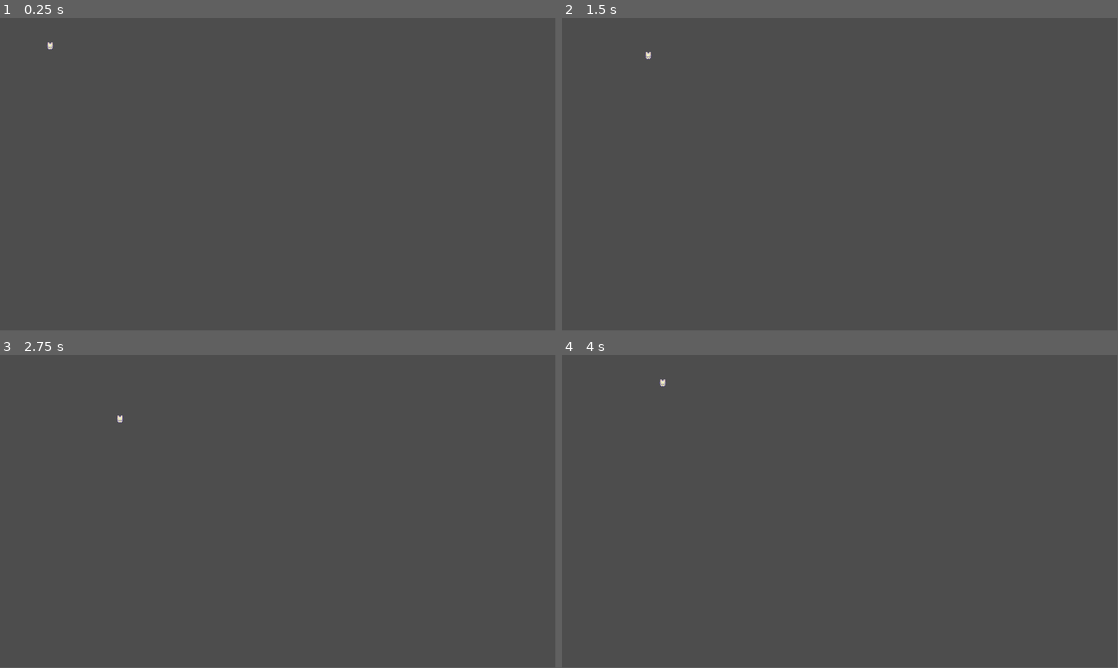
Above: before the commit, frames 1-4 (two rows, left to right).
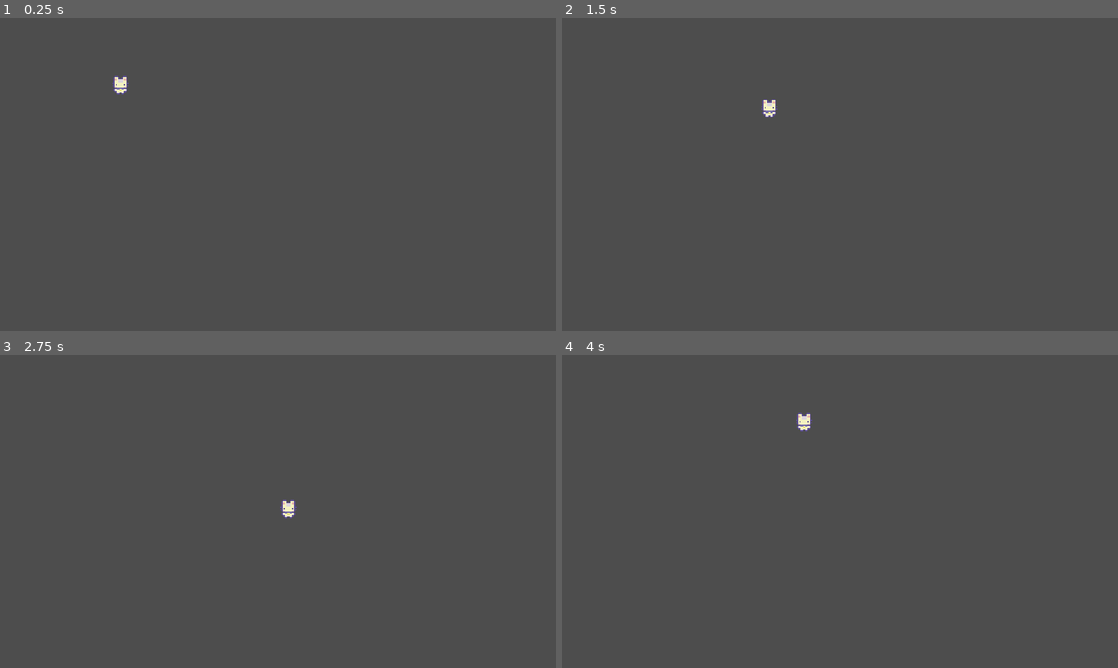
Above: after the commit, the same moments.

Repository: MajorZiploc/Godot4CrashCourse
Game: Godot game, scene res://Levels/game_level.tscn
The game is run twice, just before and just after one commit, with the same random seed, the same clock (stepped at 60 frames per second) and the same inputs.
Inputs (mouse positions are in pixels of both pictures, inside the frame that each line leads up to):
- Up to frame 1 (0.25 s): no input
- Up to frame 2 (1.5 s): tap Enter at 0.5, 0.6 s; move the mouse to (962, 158) at 0.52 s; hold D (right) 0.53-1.28 s; click (962, 158) at 0.67 s; move the mouse to (728, 190) at 1.27 s; hold S (down) from 1.28 s (still down); tap F at 1.35 s
- Up to frame 3 (2.75 s): move the mouse to (333, 442) at 2.02 s; release S (down) at 2.03 s; hold D (right) from 2.03 s (still down); tap Enter at 2.1 s
- Up to frame 4 (4 s): move the mouse to (812, 574) at 2.77 s; release D (right) at 2.78 s; hold W (up) 2.78-3.53 s; tap F at 2.85 s; click (812, 574) at 2.92 s; move the mouse to (1006, 558) at 3.52 s; hold A (left) from 3.53 s (still down); tap Enter at 3.6 s
In our replay, the window is 799x449 before the commit and 800x450 after it. These sizes can differ from the game's own. Grey fills any space a smaller window leaves; there, only what the larger window draws over its background counts as a difference.

The runs differ from the first frame. In frame 1, 0.2% of the frame differs, in the area x 8-24%, y 7-25%; in frame 2, 0.2%; in frame 3, 0.2%, in the area x 21-54%, y 19-53%; in frame 4, 0.2%.

Commit message:
^viewport configs to make game look bigger

Diff:
--- a/project.godot
+++ b/project.godot
@@ -14,6 +14,13 @@
 run/main_scene="res://Levels/game_level.tscn"
 config/features=PackedStringArray("4.2", "Mobile")
 config/icon="res://icon.svg"
+
+[display]
+
+window/size/viewport_width=1920
+window/size/viewport_height=1080
+window/stretch/mode="canvas_items"
+window/stretch/scale=4.0
 
 [editor_plugins]
 
